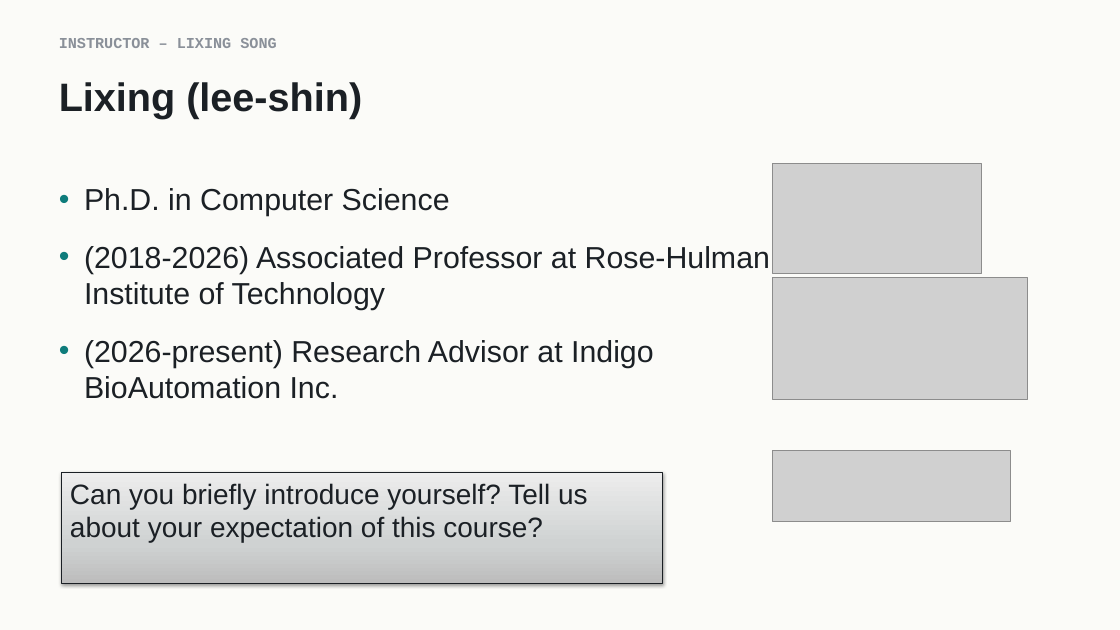
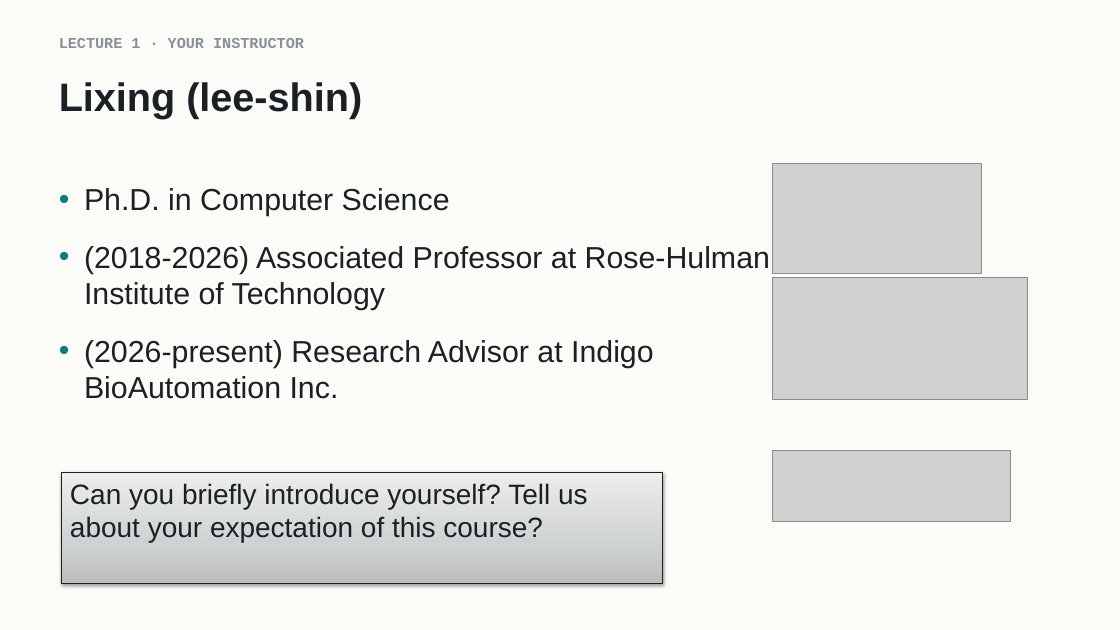
Before and after one commit to indigobio/msacl_dl_course, a slide deck: slide 2 of slides/pptx/lecture01_intro.pptx. Drawn at 1120x630 pixels with LibreOffice and Linux fonts; fonts in the diff are those of the drawing; grey boxes stand for pictures. Boxes give left, top, right and bottom in pixels: in the first picture for what was removed or moved away, otherwise in the second. Text is boxed around its words. In the diff, an @@ line names an element or a change of style, - is before the commit and + after.

```diff
--- a/slides/pptx/lecture01_intro.pptx
+++ b/slides/pptx/lecture01_intro.pptx
@@ text at [59, 38, 304, 48]: text changed @@
-INSTRUCTOR – LIXING SONG
+LECTURE 1 · YOUR INSTRUCTOR
```
Also in this commit, not shown: 3 other slides changed, 15 other files.
